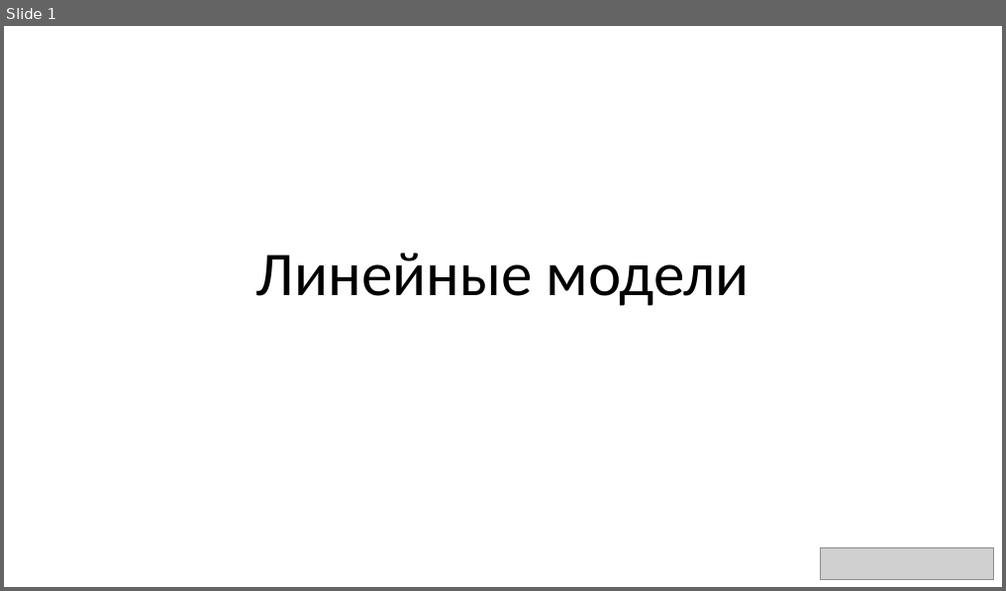
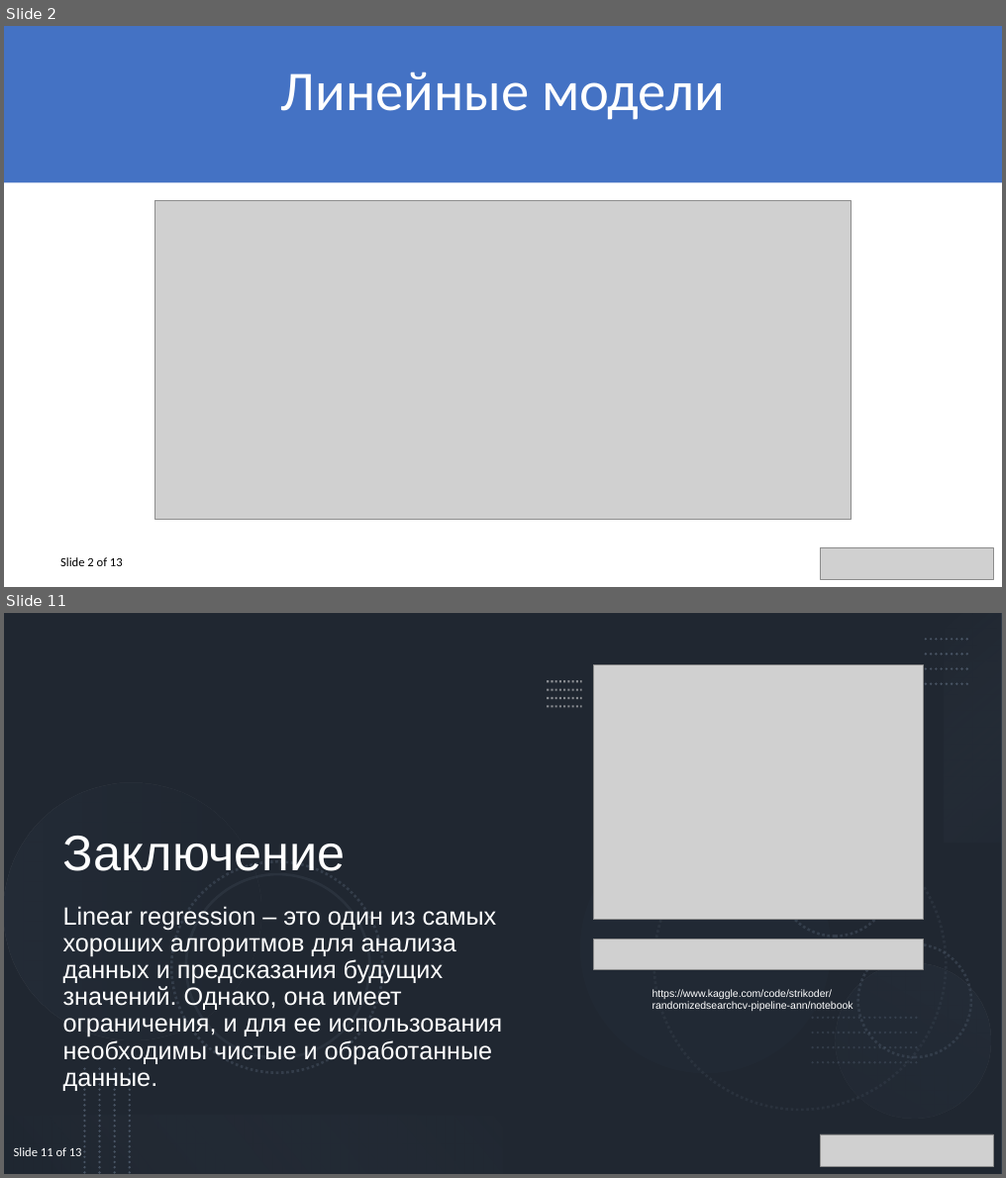
Before and after one commit to Strikoder/Mathmode_UNI_, a slide deck: presentation/Linear models.pptx. Shown one above the other, each under a label of ours: slide 1 before the commit, slides 2 and 11 after it; the slides between them are not shown. The pictures are 1006x591 and 1006x1178 pixels, drawn with LibreOffice and Linux fonts; fonts in the diff are those of the drawing; grey boxes stand for pictures. Boxes give left, top, right and bottom in pixels: in the first picture for what was removed or moved away, otherwise in the second. Text is boxed around its words. In the diff, an @@ line names an element or a change of style, - is before the commit and + after.

```diff
--- a/presentation/Linear models.pptx
+++ b/presentation/Linear models.pptx
@@ slide 11 added at [4, 613, 1002, 1174], background #FFFFFF @@
@@ rectangle added at [4, 613, 1002, 1174], fill #44546A @@
@@ rectangle added at [4, 613, 1002, 1174], fill #000000 at 53% opacity @@
@@ rectangle added at [944, 613, 1002, 842], fill gradient #ADB9CA to #333F50 @@
@@ picture added at [593, 664, 924, 920] @@
@@ group added at [547, 682, 582, 707]: 4 lines @@
@@ group added at [926, 639, 970, 684]: 4 lines @@
@@ ellipse added at [535, 776, 877, 1119], fill #333F50 at 10% opacity @@
@@ title added at [63, 836, 346, 871], 48 pt, text #FFFFFF @@
+Заключение
@@ ellipse added at [779, 823, 892, 937], outline #222A35 2.5 pt dashed @@
@@ group added at [4, 783, 1002, 1147]: 6 ellipses @@
@@ subtitle added at [63, 906, 503, 1091], 24 pt, text #FFFFFF @@
+Linear regression – это один из самых хороших алгоритмов для анализа данных и предсказания будущих значений. Однако, она имеет ограничения, и для ее использования необходимы чистые и обработанные данные.
@@ picture added at [593, 940, 924, 969] @@
@@ text added at [652, 989, 853, 1011], 10 pt, text #FFFFFF @@
+https://www.kaggle.com/code/strikoder/randomizedsearchcv-pipeline-ann/notebook
@@ group added at [85, 1069, 130, 1174]: 4 lines @@
@@ group added at [813, 1018, 918, 1062]: 4 lines @@
@@ rectangle added at [4, 1116, 503, 1174], fill gradient #222A35 to #8497B0 @@
@@ picture added at [820, 1135, 994, 1166] @@
@@ text added at [14, 1148, 82, 1157], 12 pt, text #FFFFFF @@
+Slide 11 of 13
@@ what was slide 1 is now slide 2 @@
@@ slide 2 changed as well @@
@@ rectangle added at [4, 26, 1002, 182], fill #4472C4 @@
@@ title "Линейные модели": place and size @@
-title "Линейные модели" at [256, 253, 749, 306]
+title "Линейные модели" at [281, 72, 725, 120]
@@ title "Линейные модели" at [281, 72, 725, 120]: size 60 to 54 pt, text colour #000000 to #FFFFFF @@
@@ picture added at [155, 201, 851, 520] @@
@@ text added at [60, 558, 123, 567], 12 pt, text #000000 @@
+Slide 2 of 13
```
Also in this commit, not shown: 11 other slides added, 19 slides removed, 4 other files.
